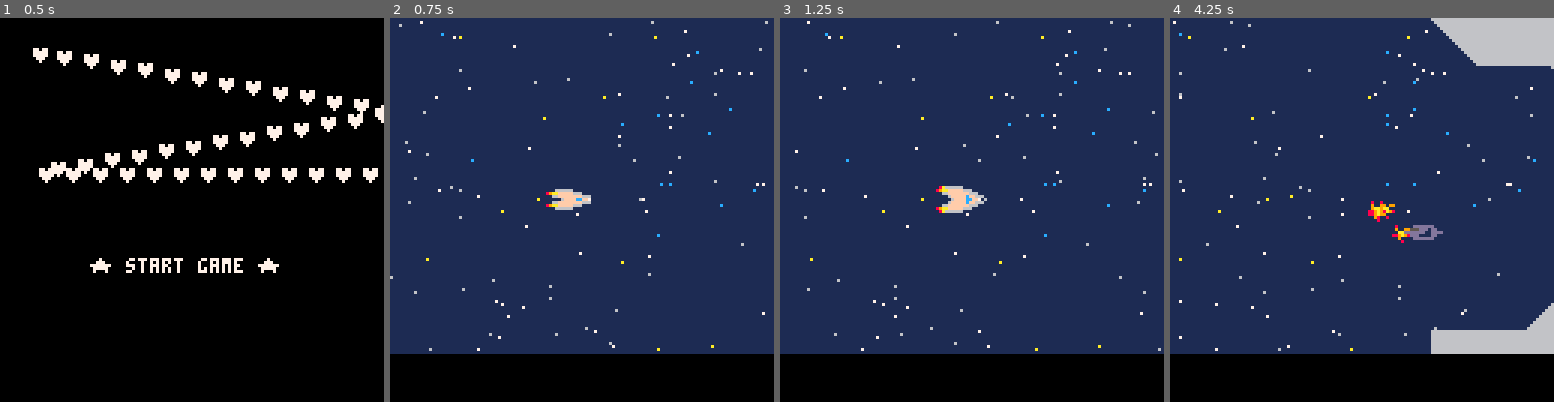
Above: before the commit, frames 1-4 (left to right).
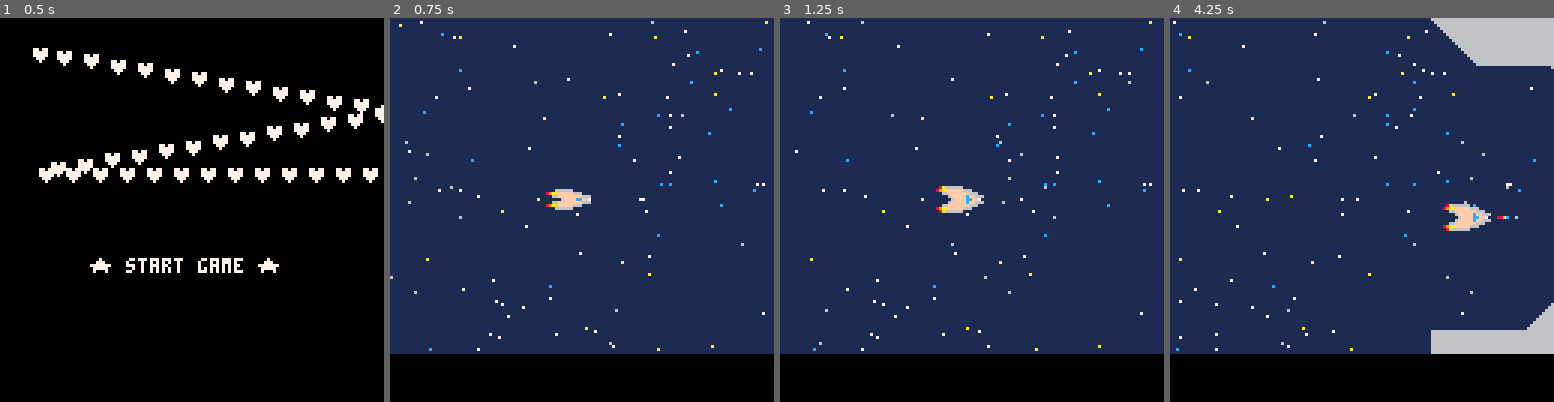
Above: after the commit, the same moments.

Repository: PedroMR/pico8
Game: PICO-8 cartridge ship.p8
Same seed, same stepped clock (60 frames per second), same inputs: the game is played once before the commit and once after it.
Inputs:
- Up to frame 1 (0.5 s): no input
- Up to frame 2 (0.75 s): tap O (Z key) at 0.7 s
- Up to frame 3 (1.25 s): no input
- Up to frame 4 (4.25 s): hold Right 1.6-2.1 s; tap O (Z key) every 0.4 s from 1.7 to 4.1 s; hold Up 2.15-2.42 s; hold Right 2.47-3.03 s; hold Left 3.08-3.58 s; hold Down 3.63-3.97 s; hold Right from 4.02 s (still down)

Frame 1 is identical in both runs. In frame 2, 0.2% of the frame differs, in the area x 2-99%, y 0-87%; in frame 3, 0.5%; in frame 4, 1.6%, in the area x 1-95%, y 0-87%.

Commit message:
Introducing PTRON

Diff:
--- /dev/null
+++ b/ptron.p8
@@ -0,0 +1,177 @@
+pico-8 cartridge // http://www.pico-8.com
+version 18
+__lua__
+-- ptron
+
+room=0 -- 16x16
+local pl={x=64,y=64,spr=1,shot=10,w=8,h=8}
+local pl_last={x=1,y=0}
+scr={x0=0,x1=128,y0=0,y1=128}
+pl_bul={}
+
+menuitem(1,"map")
+menuitem(2,"configuration")
+
+-- returns coord in tilemap pixels for the tile coords in the room
+function room_coord(rm,tx,ty)
+ local rm_x = rm%16
+ local rm_y = flr(rm/16)
+ local rx,ry=rm_x*16+tx*8, rm_y*16+ty*8
+ return rx,ry
+end
+
+function draw_room(rm)
+ local rx,ry=room_coord(rm,0,0)
+ map(rx,ry,0,0,16,16)
+end
+
+function _draw()
+ cls()
+ draw_room(room)
+ dspr(pl)
+ for b in all(pl_bul) do
+  print('o',b.x,b.y,15)
+ end
+ color(3)
+ print("pl "..pl.x..","..pl.y.." last "..pl_last.x..","..pl_last.y.." shot "..pl.shot,0,120)
+end
+
+function dspr(o)
+ if(o.tw==nil) o.tw,o.th=1,1
+ spr(o.spr,o.x-o.tw*4,o.y-o.th*4,o.tw,o.th)
+ if draw_bb then
+	 color(11)
+	 rect(o.x-o.w/2,o.y-o.h/2,o.x+o.w/2,o.y+o.h/2)
+ end
+end
+
+function upd_ctrl()
+ local pl_prev=pl_last
+ pl_last={x=0,y=0}
+ if (pl.shot~=nil and pl.shot>0) pl.shot-=1
+ local pl_spd=1
+ if (btn(0)) trymove(-pl_spd,0)
+ if (btn(1)) trymove( pl_spd,0)
+ if (btn(2)) trymove(0,-pl_spd)
+ if (btn(3)) trymove(0, pl_spd)
+ if(btn(5) or (pl_last.x==0 and pl_last.y==0)) then
+  pl_last=pl_prev
+ end
+ if (btn(4)) tryshoot()
+end
+
+function trymove(dx,dy)
+ local coll=false
+ pl.x += dx pl.y += dy
+
+ local x0,x1=pl.x-pl.w/2,pl.x+pl.w/2
+ local y0,y1=pl.y-pl.h/2,pl.y+pl.h/2
+ -- world bounds
+	if x0<scr.x0 or x1>scr.x1 or y0<scr.y0 or y1>scr.y1 then
+	 coll=true
+	end
+ if coll then
+ 	pl.x-=dx pl.y-=dy
+ else
+ 	pl_last.x += dx
+ 	pl_last.y += dy
+ end
+end
+
+function tryshoot()
+ if (pl.shot>0 or pl.dead) return
+ pl.shot=5
+ local nb={x=pl.x,y=pl.y,spd=pl_last,
+ 	spr=2,tw=1,th=1,w=8,h=3
+ }
+ nb.w2=nb.w/2 nb.h2=nb.h/2
+ local pl_bul_spd=3
+ if (nb.spd.x~=0) nb.spd.x=sgn(nb.spd.x)*pl_bul_spd
+ if (nb.spd.y~=0) nb.spd.y=sgn(nb.spd.y)*pl_bul_spd
+ add(pl_bul,nb)
+ sfx(1)
+end
+
+function upd_player()
+ upd_ctrl()
+ upd_bul()
+end
+
+function upd_bul()
+ for b in all(pl_bul) do
+		b.x += b.spd.x
+		b.y += b.spd.y
+--		if (b.x > cam.x+127) del(pl_bul,b)
+	end
+end
+
+function _update()
+ upd_player()
+end
+…(42 lines of a section not shown)…
+__gff__
+0000000000000000000000000000000000000000000000000000000000000000000000000000000000000000000000000000000000000000000000000000000001000000000000000000000000000000000000000000000000000000000000000000000000000000000000000000000000000000000000000000000000000000
+0000000000000000000000000000000000000000000000000000000000000000000000000000000000000000000000000000000000000000000000000000000000000000000000000000000000000000000000000000000000000000000000000000000000000000000000000000000000000000000000000000000000000000
+__map__
+4040404040400000000040404040404000000000000000000000000000000000000000000000000000000000000000000000000000000000000000000000000000000000000000000000000000000000000000000000000000000000000000000000000000000000000000000000000000000000000000000000000000000000
+4000000000000000000000000000004000000000000000000000000000000000000000000000000000000000000000000000000000000000000000000000000000000000000000000000000000000000000000000000000000000000000000000000000000000000000000000000000000000000000000000000000000000000
+4000000000000000000000000000004040404040404040404000000000000000000000000000000000000000000000000000000000000000000000000000000000000000000000000000000000000000000000000000000000000000000000000000000000000000000000000000000000000000000000000000000000000000
+4000000000000000000000000000004000000000000000004000000000000000000000000000000000000000000000000000000000000000000000000000000000000000000000000000000000000000000000000000000000000000000000000000000000000000000000000000000000000000000000000000000000000000
+4000000000000000000000000000004000000000000000004000000000000000000000000000000000000000000000000000000000000000000000000000000000000000000000000000000000000000000000000000000000000000000000000000000000000000000000000000000000000000000000000000000000000000
+4000000000000000000000000000004000000000000000004000000000000000000000000000000000000000000000000000000000000000000000000000000000000000000000000000000000000000000000000000000000000000000000000000000000000000000000000000000000000000000000000000000000000000
+0000000000000000000000000000000000000000000000004000000000000000000000000000000000000000000000000000000000000000000000000000000000000000000000000000000000000000000000000000000000000000000000000000000000000000000000000000000000000000000000000000000000000000
+0000000000000000000000000000000000000000000000400000000000000000000000000000000000000000000000000000000000000000000000000000000000000000000000000000000000000000000000000000000000000000000000000000000000000000000000000000000000000000000000000000000000000000
+0000000000000000000000000000000000000000000000400000000000000000000000000000000000000000000000000000000000000000000000000000000000000000000000000000000000000000000000000000000000000000000000000000000000000000000000000000000000000000000000000000000000000000
+0000000000000000000000000000000000000000000000400000000000000000000000000000000000000000000000000000000000000000000000000000000000000000000000000000000000000000000000000000000000000000000000000000000000000000000000000000000000000000000000000000000000000000
+4000000000000000000000000000004000404040404040400000000000000000000000000000000000000000000000000000000000000000000000000000000000000000000000000000000000000000000000000000000000000000000000000000000000000000000000000000000000000000000000000000000000000000
+4000000000000000000000000000004000000000000000000000000000000000000000000000000000000000000000000000000000000000000000000000000000000000000000000000000000000000000000000000000000000000000000000000000000000000000000000000000000000000000000000000000000000000
+4000000000000000000000000000004000000000000000000000000000000000000000000000000000000000000000000000000000000000000000000000000000000000000000000000000000000000000000000000000000000000000000000000000000000000000000000000000000000000000000000000000000000000
+4000000000000000000000000000004000000000000000000000000000000000000000000000000000000000000000000000000000000000000000000000000000000000000000000000000000000000000000000000000000000000000000000000000000000000000000000000000000000000000000000000000000000000
+4000000000000000000000000000004000000000000000000000000000000000000000000000000000000000000000000000000000000000000000000000000000000000000000000000000000000000000000000000000000000000000000000000000000000000000000000000000000000000000000000000000000000000
+4040404040400000000040404040404000000000000000000000000000000000000000000000000000000000000000000000000000000000000000000000000000000000000000000000000000000000000000000000000000000000000000000000000000000000000000000000000000000000000000000000000000000000
+0000000040404040404040000000004000000000000000000000000000000000000000000000000000000000000000000000000000000000000000000000000000000000000000000000000000000000000000000000000000000000000000000000000000000000000000000000000000000000000000000000000000000000
+0000004040000000000040000000000000000000000000000000000000000000000000000000000000000000000000000000000000000000000000000000000000000000000000000000000000000000000000000000000000000000000000000000000000000000000000000000000000000000000000000000000000000000
+0000004000000000000040000000000000000000000000000000000000000000000000000000000000000000000000000000000000000000000000000000000000000000000000000000000000000000000000000000000000000000000000000000000000000000000000000000000000000000000000000000000000000000
+0000004000000000000040000000000000000000000000000000000000000000000000000000000000000000000000000000000000000000000000000000000000000000000000000000000000000000000000000000000000000000000000000000000000000000000000000000000000000000000000000000000000000000
+0000004040404040404040000000000000000000000000000000000000000000000000000000000000000000000000000000000000000000000000000000000000000000000000000000000000000000000000000000000000000000000000000000000000000000000000000000000000000000000000000000000000000000
--- a/ship.p8
+++ b/ship.p8
@@ -7,6 +7,7 @@
 local pl={x=60,y=60,w=8,h=6,tw=2,th=2,spr=20,dead=false}
 pl.w2=pl.w/2 pl.h2=pl.h/2
 local cam={x=0,y=0}
+local cam_spd=1
 local m_offs_x=192
 local pl_bul={}
 local pl_shot=10
@@ -16,7 +17,7 @@
 -- vfx
 local vfx_boom={tw=1,th=1,fr={5,6},tpf=6}
 -- paths
-local p_ene1={{0,0},{-140,0},{-50,20},{-180,20}}
+local p_ene1={{-60,0},{-100,0},{-180,35},{-512,35}}
 
 
 function _update()
@@ -101,7 +102,6 @@
 end
 
 function upd_cam()
- local cam_spd=1
  cam.x += cam_spd
  if (cam_spd>0) upd_spawn()
  trymove(cam_spd,0) --drag pl
@@ -114,7 +114,7 @@
 	 local t=mgetoff(ntx,nty)
 	 if band(fget(t),2)>0 then
 --		 sfx(3)
-	 	spawn(t,ntx-12,nty)
+	 	spawn(t,ntx-10,nty)
 	 	spawn(t,ntx-8,nty)
 	 	msetoff(ntx,nty,0)
 	 end
@@ -122,7 +122,7 @@
 end
 
 function spawn(t,tx,ty)
- local ne={x=tx*8+m_offs_x,y=ty*8,w=8,h=6,tw=2,th=2,spr=18,spd=-0.5,t=0,dt=0.01}
+ local ne={x=tx*8+m_offs_x,y=ty*8,w=8,h=6,tw=2,th=2,spr=18,spd=-0.5,t=0,dt=0.005}
  ne.path=p_ene1
  if ne.y > 64 then
   --flip path
@@ -197,6 +197,7 @@
  for o in all(ene_shp) do
 --		o.x += o.spd
   o.t+=o.dt
+  o.sx += cam_spd
   local np=p_eval(o.path,o.t)
 --if(o.t>0.01) cls()print("t "..o.t.." sx "..o.sx.." np.x "..np.x)stop()
   o.x, o.y = o.sx+np.x, o.sy+np.y
@@ -296,7 +297,7 @@
   y=rnd()*scr.y1, c=r_pick(s_c),
   v=rnd(0.3)+0.03
   }
-  if(rnd()>0.65) s.c=6 s.v=1
+  if(rnd()>0.85) s.c=6 s.v=4
  add(stars,s)
 end
 
@@ -417,11 +418,11 @@
 0000000000424040430000000000000000000000000000000000000000000000000000000000000000000000000000000000000000000000000000000000000000000000000000000000000000000000000000000000000000000000000000000000000000000000000000000000000000000000000000000000000000000000
 0000000000000000000000000000000000000000000000000000001200000000000000000000000000000000000000000000000000000000000000000000000000000000000000000000000000000000000000000000000000000000000000000000000000000000000000000000000000000000000000000000000000000000
 0000000000000000000000000000000000000000000000000000000000000000000000000000000000000000000000000000000000000000000000000000000000000000000000000000000000000000000000000000000000000000000000000000000000000000000000000000000000000000000000000000000000000000
-0000000000001200000000000000000000000000000000000000000000000000000000000000000000000000000000000000000000000000000000000000000000000000000000000000000000000000000000000000000000000000000000000000000000000000000000000000000000000000000000000000000000000000
-0000000000000000000000000000000000000012000000000000000000000000000000000000000000000000000000000000000000000000000000000000000000000000000000000000000000000000000000000000000000000000000000000000000000000000000000000000000000000000000000000000000000000000
+0000000000120000000000000012000000000000001200000000000000000000000000000000000000000000000000000000000000000000000000000000000000000000000000000000000000000000000000000000000000000000000000000000000000000000000000000000000000000000000000000000000000000000
+0000000000000000000000000000000000000000000000000000000000000000000000000000000000000000000000000000000000000000000000000000000000000000000000000000000000000000000000000000000000000000000000000000000000000000000000000000000000000000000000000000000000000000
 0000000000000000000000000000000000000000000000000000000000000000001200000000000000000000000000000000000000000000000000000000000000000000000000000000000000000000000000000000000000000000000000000000000000000000000000000000000000000000000000000000000000000000
 0000000000000000000000000000000000000000000000000000000000000000000000000000000000000000000000000000000000000000000000000000000000000000000000000000000000000000000000000000000000000000000000000000000000000000000000000000000000000000000000000000000000000000
-0012000000000000000000000012000000000000000000001200000000000000000000000000000000000000000000000000000000000000000000000000000000000000000000000000000000000000000000000000000000000000000000000000000000000000000000000000000000000000000000000000000000000000
+0012000000000000001200000000000000120000000000000012000000000000000000000000000000000000000000000000000000000000000000000000000000000000000000000000000000000000000000000000000000000000000000000000000000000000000000000000000000000000000000000000000000000000
 0000000000000000000000000000000000000000000000000000000000000000000000000000000000000000000000000000000000000000000000000000000000000000000000000000000000000000000000000000000000000000000000000000000000000000000000000000000000000000000000000000000000000000
 0000000000444040404041000000000000444040404041000000000000000000000000000044404040404100000000000000000000000000000000000000000000000000000000000000000000000000000000000000000000000000000000000000000000000000000000000000000000000000000000000000000000000000
 0000000044404040404040410000000044404040404040410000000000000000000000004440404040404041000000000000000000000000000000000000000000000000000000000000000000000000000000000000000000000000000000000000000000000000000000000000000000000000000000000000000000000000
Not shown, changed: 41 lines of the sprite sheet (__gfx__) section of ptron.p8
